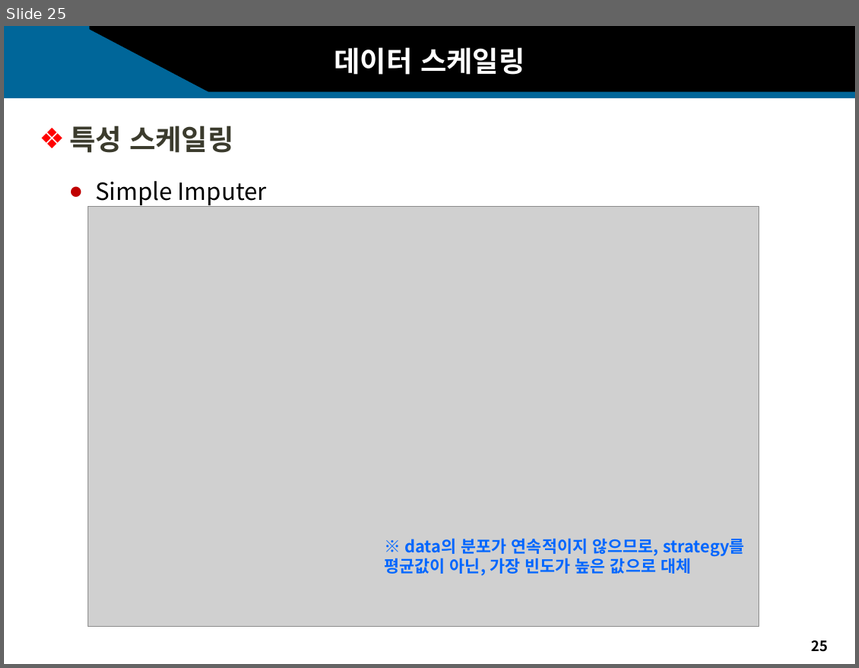
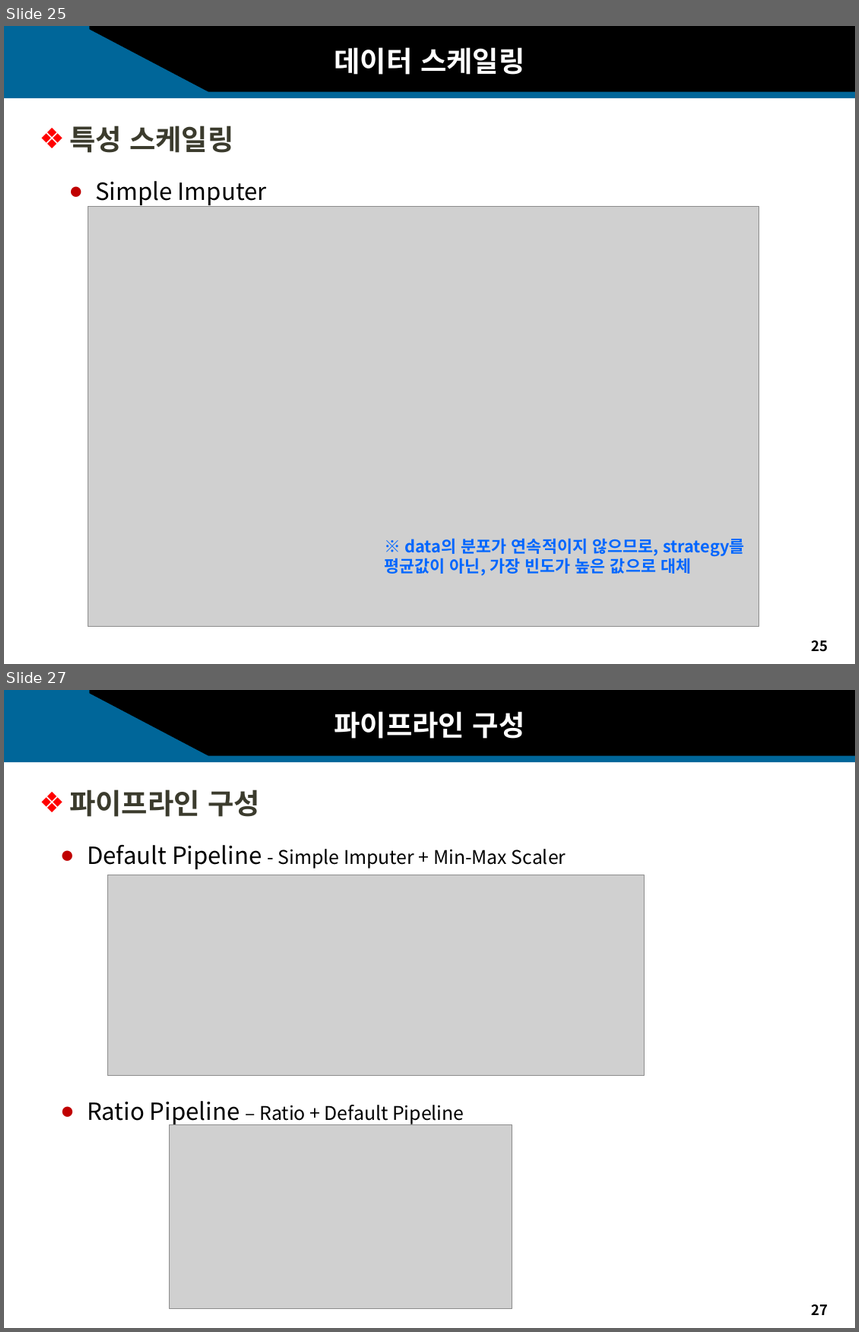
Before and after one commit to sakura09040904/Portfolio, a slide deck: 2. 1학년2학기/1. 어프렌티스 프로젝트/11주차_기말프로젝트/11주차_과제_발표자료.pptx. Shown one above the other, each under a label of ours: slide 25 before the commit, slides 25 and 27 after it; the slides between them are not shown. The pictures are 859x668 and 859x1332 pixels, drawn with LibreOffice and Linux fonts; fonts in the diff are those of the drawing; grey boxes stand for pictures; background and template pictures are left out. Boxes give left, top, right and bottom in pixels: in the first picture for what was removed or moved away, otherwise in the second. Text is boxed around its words. In the diff, an @@ line names an element or a change of style, - is before the commit and + after.

```diff
--- a/2. 1학년2학기/1. 어프렌티스 프로젝트/11주차_기말프로젝트/11주차_과제_발표자료.pptx
+++ b/2. 1학년2학기/1. 어프렌티스 프로젝트/11주차_기말프로젝트/11주차_과제_발표자료.pptx
@@ slide 27 added at (4, 690, 855, 1328), background #FFFFFF; not listed: 5 template elements that a slide beside it also shows @@
@@ text added at (335, 711, 525, 739), 24 pt, text #FFFFFF, bold @@
+파이프라인 구성
@@ text added at (69, 790, 260, 817), 24 pt, text #3B3B2D, bold @@
+❖ 파이프라인 구성
@@ text added at (87, 845, 566, 869), 16 pt, text #000000 @@
+● Default Pipeline - Simple Imputer + Min-Max Scaler
@@ picture added at (108, 875, 644, 1076) @@
@@ text added at (87, 1101, 464, 1126), 16 pt, text #000000 @@
+● Ratio Pipeline – Ratio + Default Pipeline
@@ picture added at (169, 1125, 512, 1309) @@
```
Also in this commit, not shown: 3 slides changed, 6 other slides added, 1 other file.
